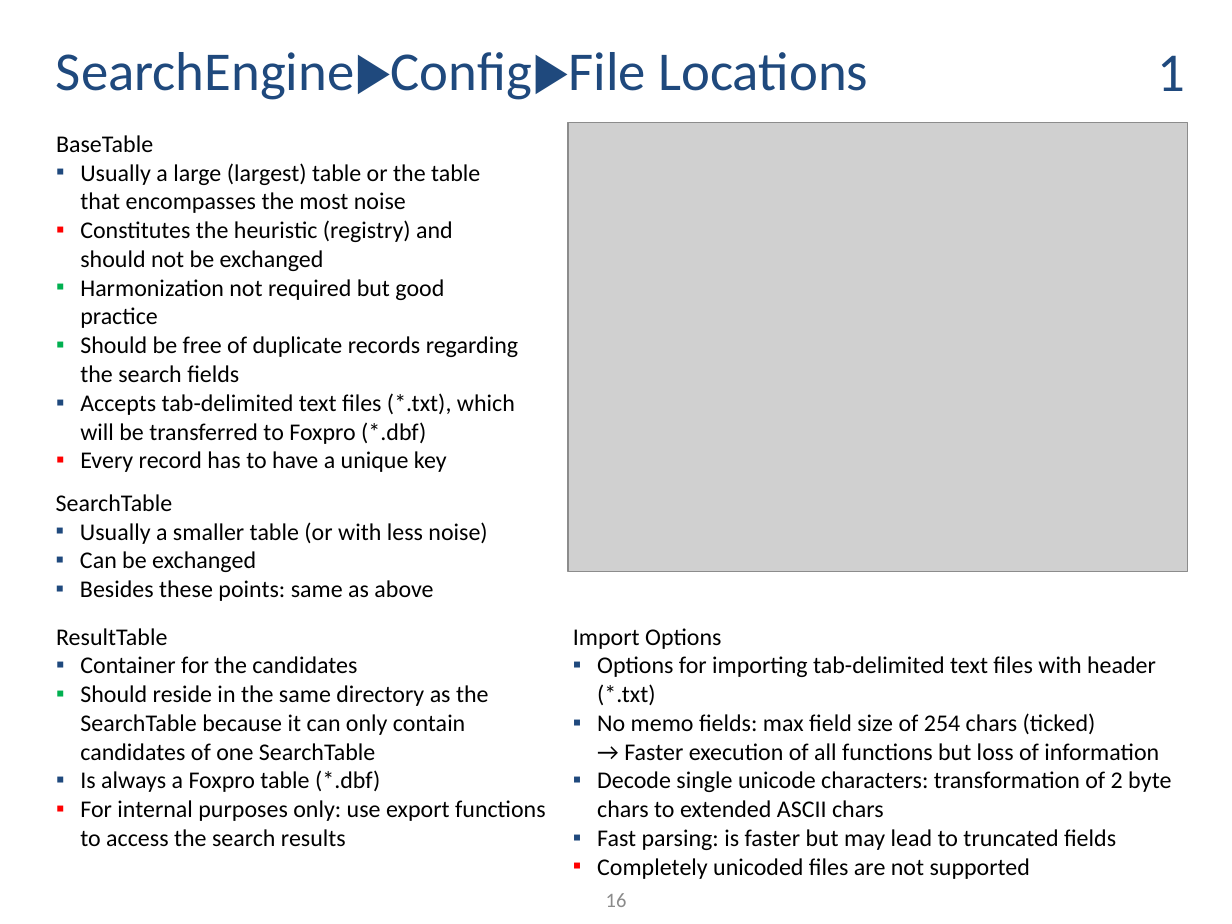
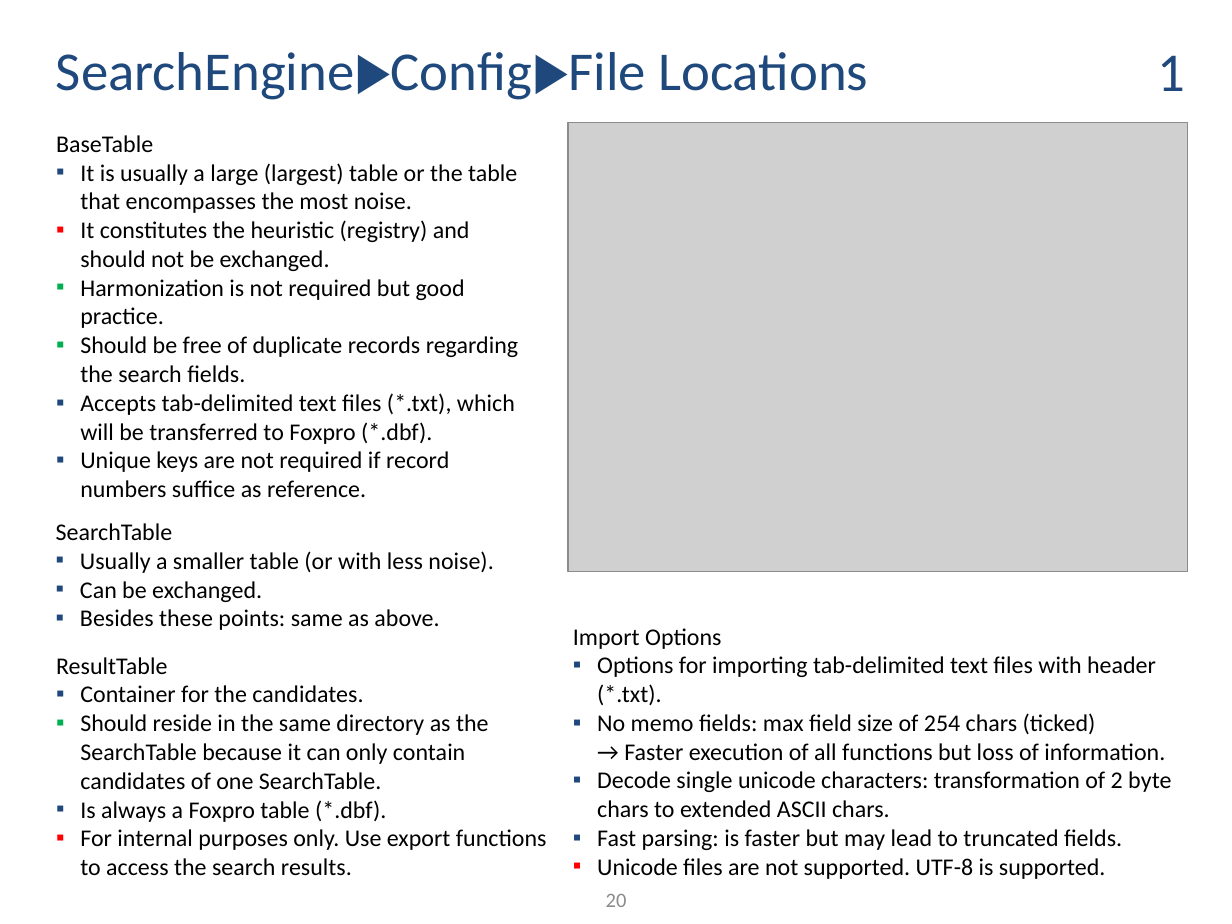
Before and after one commit to ThorstenDoherr/searchengine, a slide deck: slide 20 of doc/Manual.pptx (slide 16 before the commit). Drawn at 1232x924 pixels with LibreOffice and Linux fonts; fonts in the diff are those of the drawing; grey boxes stand for pictures. Boxes give left, top, right and bottom in pixels: in the first picture for what was removed or moved away, otherwise in the second. Text is boxed around its words. In the diff, an @@ line names an element or a change of style, - is before the commit and + after.

```diff
--- a/doc/Manual.pptx
+++ b/doc/Manual.pptx
@@ text at <box>80,163,518,497</box>: text changed @@
-  ▪ Usually a large (largest) table or the table that encompasses the most noise
-  ▪ Constitutes the heuristic (registry) and should not be exchanged
-  ▪ Harmonization not required but good practice
-  ▪ Should be free of duplicate records regarding the search fields
-  ▪ Accepts tab-delimited text files (*.txt), which will be transferred to Foxpro (*.dbf)
-  ▪ Every record has to have a unique key
+  ▪ It is usually a large (largest) table or the table that encompasses the most noise.
+  ▪ It constitutes the heuristic (registry) and should not be exchanged.
+  ▪ Harmonization is not required but good practice.
+  ▪ Should be free of duplicate records regarding the search fields.
+  ▪ Accepts tab-delimited text files (*.txt), which will be transferred to Foxpro (*.dbf).
+  ▪ Unique keys are not required if record numbers suffice as reference.
@@ text "SearchTable": place and size @@
-text "SearchTable" at <box>56,494,487,601</box>
+text "SearchTable" at <box>56,523,493,630</box>
@@ text at <box>80,551,493,630</box>: text changed @@
-  ▪ Usually a smaller table (or with less noise)
-  ▪ Can be exchanged
-  ▪ Besides these points: same as above
+  ▪ Usually a smaller table (or with less noise).
+  ▪ Can be exchanged.
+  ▪ Besides these points: same as above.
@@ text "ResultTable": place and size @@
-text "ResultTable" at <box>56,628,546,846</box>
+text "ResultTable" at <box>56,657,547,875</box>
@@ text at <box>597,656,1171,879</box>: text changed @@
-  ▪ Options for importing tab-delimited text files with header (*.txt)
-  ▪ No memo fields: max field size of 254 chars (ticked)
-    → Faster execution of all functions but loss of information
-  ▪ Decode single unicode characters: transformation of 2 byte chars to extended ASCII chars
-  ▪ Fast parsing: is faster but may lead to truncated fields
-  ▪ Completely unicoded files are not supported
+  ▪ Options for importing tab-delimited text files with header (*.txt).
+  ▪ No memo fields: max field size of 254 chars (ticked)
+    → Faster execution of all functions but loss of information.
+  ▪ Decode single unicode characters: transformation of 2 byte chars to extended ASCII chars.
+  ▪ Fast parsing: is faster but may lead to truncated fields.
+  ▪ Unicode files are not supported. UTF-8 is supported.
@@ text at <box>80,685,547,875</box>: text changed @@
-  ▪ Container for the candidates
-  ▪ Should reside in the same directory as the SearchTable because it can only contain candidates of one SearchTable
-  ▪ Is always a Foxpro table (*.dbf)
-  ▪ For internal purposes only: use export functions to access the search results
+  ▪ Container for the candidates.
+  ▪ Should reside in the same directory as the SearchTable because it can only contain candidates of one SearchTable.
+  ▪ Is always a Foxpro table (*.dbf).
+  ▪ For internal purposes only. Use export functions to access the search results.
@@ page number at <box>606,894,627,907</box>: text changed @@
-16
+20
```
Also in this commit, not shown: 20 other slides changed, 5 slides added, 3 other files.
